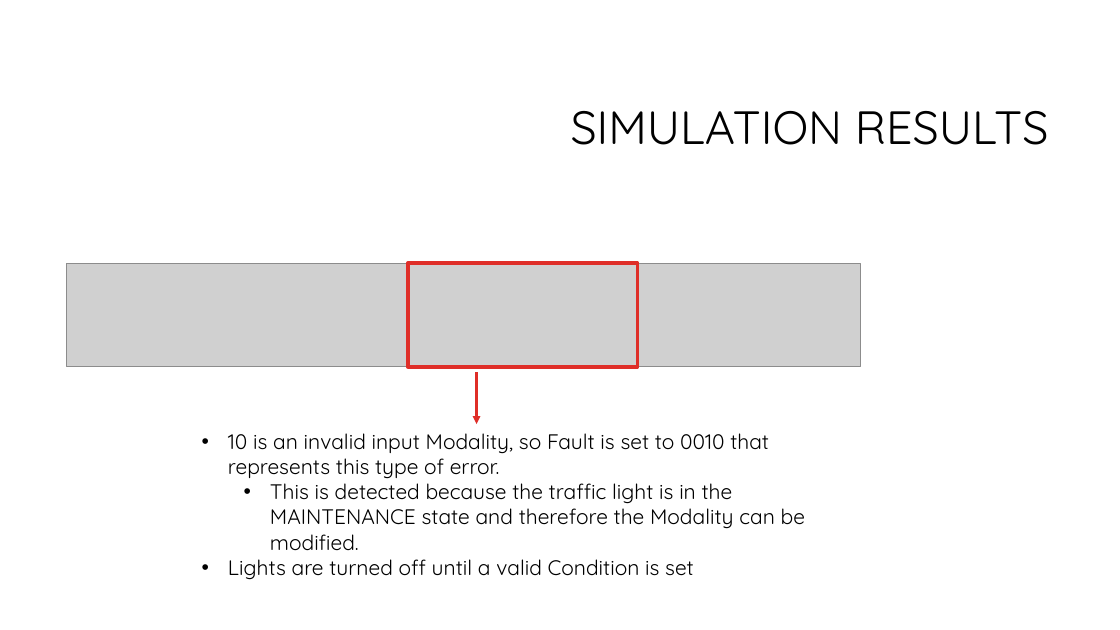
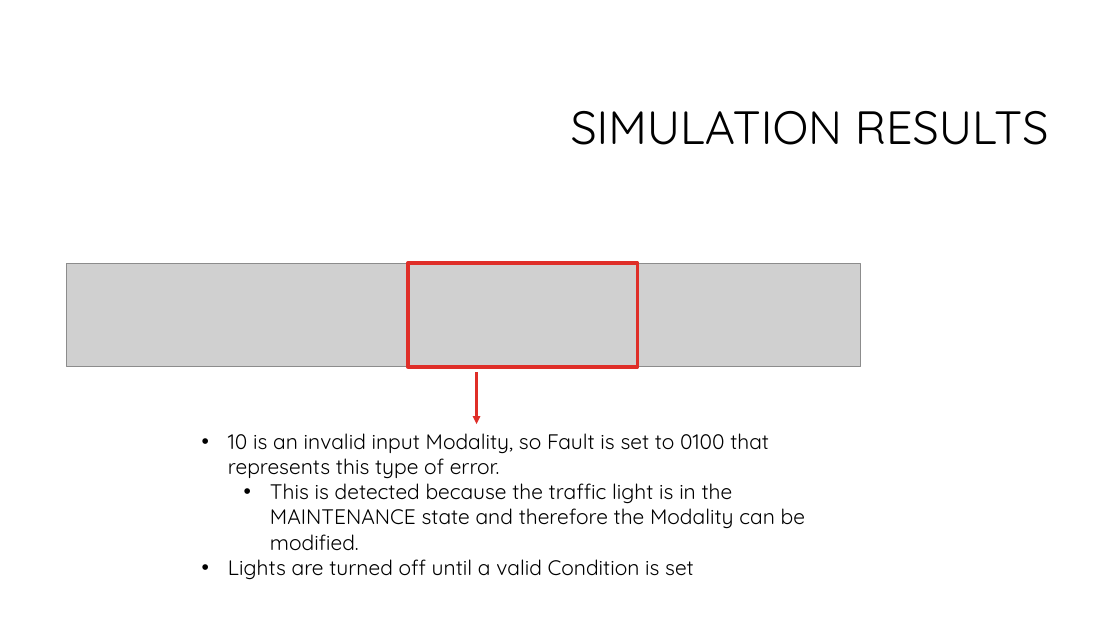
Before and after one commit to HopedWall/LightControlSystem, a slide deck: slide 30 of doc/Gruppo2_VincenziPorto.pptx. Drawn at 1120x630 pixels with LibreOffice and Linux fonts; fonts in the diff are those of the drawing; grey boxes stand for pictures; background and template pictures are left out. Boxes give left, top, right and bottom in pixels: in the first picture for what was removed or moved away, otherwise in the second. Text is boxed around its words. In the diff, an @@ line names an element or a change of style, - is before the commit and + after.

Commit message:
Fixed slide 30

```diff
--- a/doc/Gruppo2_VincenziPorto.pptx
+++ b/doc/Gruppo2_VincenziPorto.pptx
@@ text at bbox=[228, 433, 769, 479]: text changed @@
-• 10 is an invalid input Modality, so Fault is set to 0010 that represents this type of error.
+• 10 is an invalid input Modality, so Fault is set to 0100 that represents this type of error.
```
Also in this commit, not shown: 1 other file.
